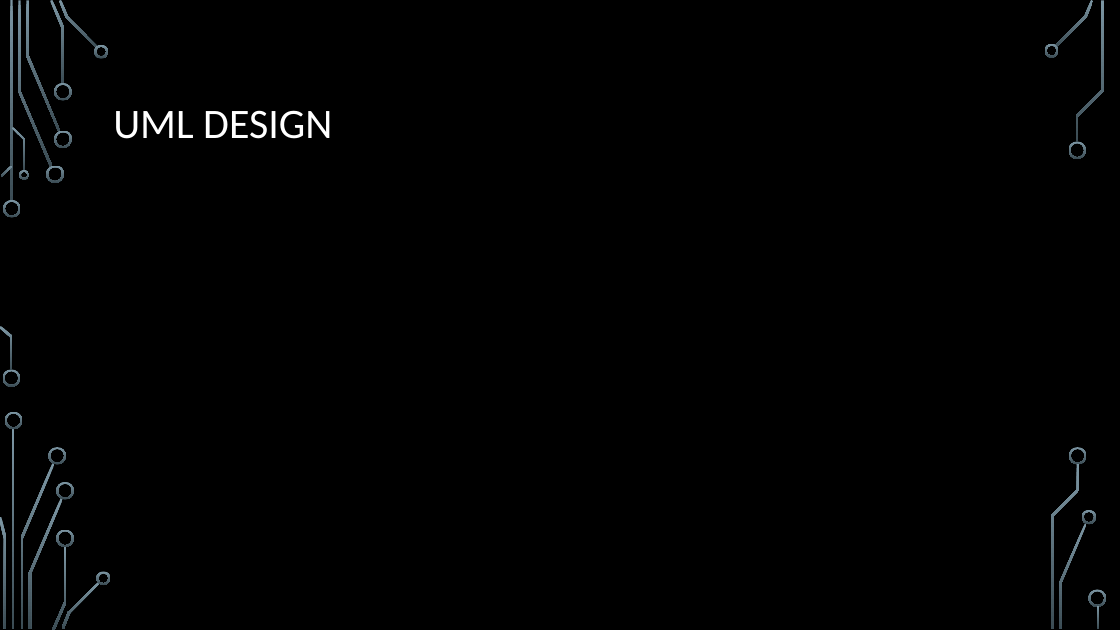
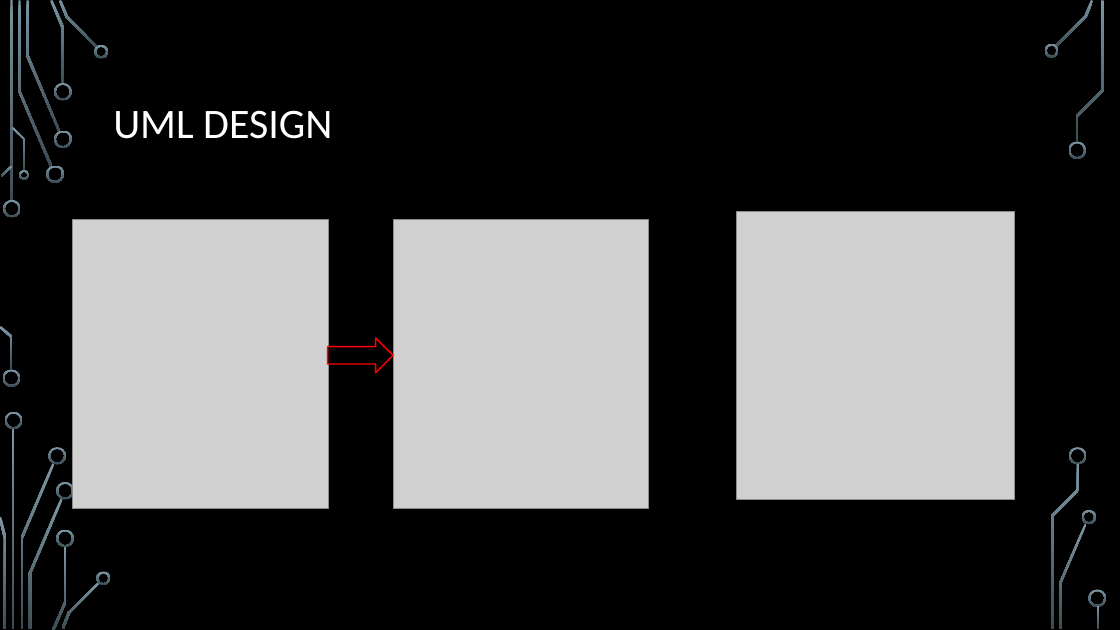
Before and after one commit to RedwanAlbadawi/CS5551_ASE, a slide deck: slide 3 of Design Patterns/Template Design Pattern.pptx. Drawn at 1120x630 pixels with LibreOffice and Linux fonts; fonts in the diff are those of the drawing; grey boxes stand for pictures; background and template pictures are left out. Boxes give left, top, right and bottom in pixels: in the first picture for what was removed or moved away, otherwise in the second. Text is boxed around its words. In the diff, an @@ line names an element or a change of style, - is before the commit and + after.

Commit message:
Template Design Pattern

```diff
--- a/Design Patterns/Template Design Pattern.pptx
+++ b/Design Patterns/Template Design Pattern.pptx
@@ picture added at [72,219,329,509] @@
@@ picture added at [393,219,649,509] @@
@@ picture added at [737,211,1015,499] @@
@@ right arrow added at [328,338,393,372], fill #000000, outline #FF0000 1.25 pt @@
```
Also in this commit, not shown: 1 other slide changed, 3 slides added, 2 slides removed.
